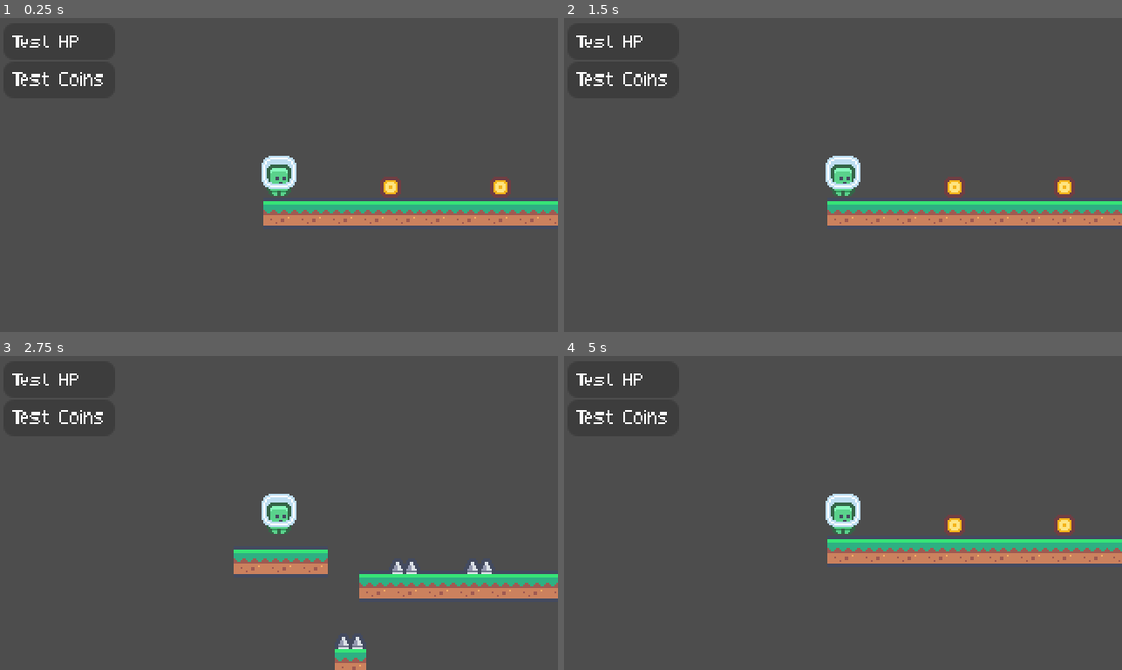
Above: before the commit, frames 1-4 (two rows, left to right).
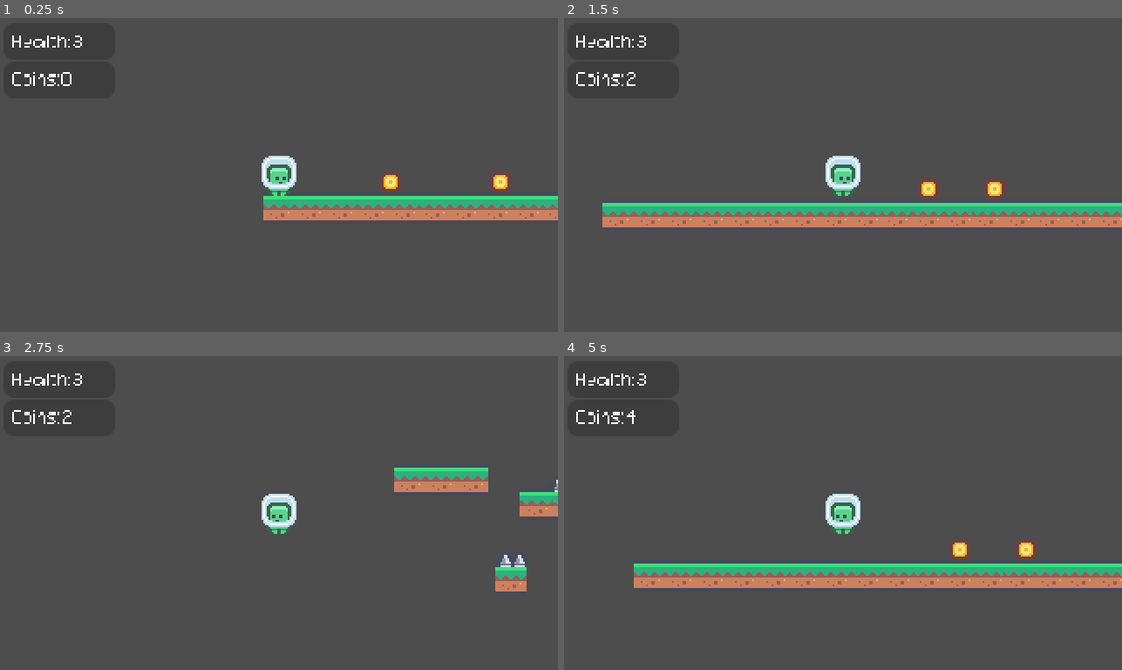
Above: after the commit, the same moments.

Repository: platz-halter/mario_clone
Game: Godot game, scene res://world.tscn
The game is run twice, just before and just after one commit, with the same random seed, the same clock (stepped at 60 frames per second) and the same inputs.
Inputs:
- Up to frame 1 (0.25 s): no input
- Up to frame 2 (1.5 s): tap Enter at 0.5 s; hold Shift (dash) 0.53-1.28 s; hold Right (ui_right) from 0.53 s (still down); tap Up (ui_up) at 0.77 s; tap Shift (dash) at 1.35 s
- Up to frame 3 (2.75 s): tap Up (ui_up) at 1.52 s; release Right (ui_right) at 2.03 s; hold Left (ui_left) from 2.03 s (still down); hold Shift (dash) from 2.03 s (still down); tap 1 (sys_level1) at 2.1 s
- Up to frame 4 (5 s): release Left (ui_left) at 2.78 s; release Shift (dash) at 2.78 s; hold Right (ui_right) 2.78-4.28 s; tap 2 (sys_level2) at 2.85 s; tap Up (ui_up) at 3.02, 3.77, 4.52 s; tap Shift (dash) at 3.05, 4.35 s; hold Shift (dash) 3.53-4.28 s; hold Left (ui_left) from 4.28 s (still down)

The runs differ from the first frame. In frame 1, 4.8% of the frame differs, in the area x 2-100%, y 5-67%; in frame 2, 6.3%; in frame 3, 7.4%; in frame 4, 12%, in the area x 2-100%, y 5-74%.
Error before the commit: Parse Error: Expected indented block after "if" block. (res://player.gd:68)

Commit message:
Level

Diff:
--- a/player.gd
+++ b/player.gd
@@ -66,3 +66,4 @@
 		local_coins += 1
 		area.remove_from_group("coins") # --> Coin destroys itself
 	if area.is_in_group("portal"):
+		pass
--- a/world.tscn
+++ b/world.tscn
@@ -13,9 +13,4 @@
 
 [node name="Player" parent="." groups=["player"] instance=ExtResource("2_2jgat")]
 position = Vector2(-74, 33)
-max_speed = null
 local_grav = 4
-jump_cooldown = null
-max_health = null
-dash_max = null
-dash_cooldown_dur = null
